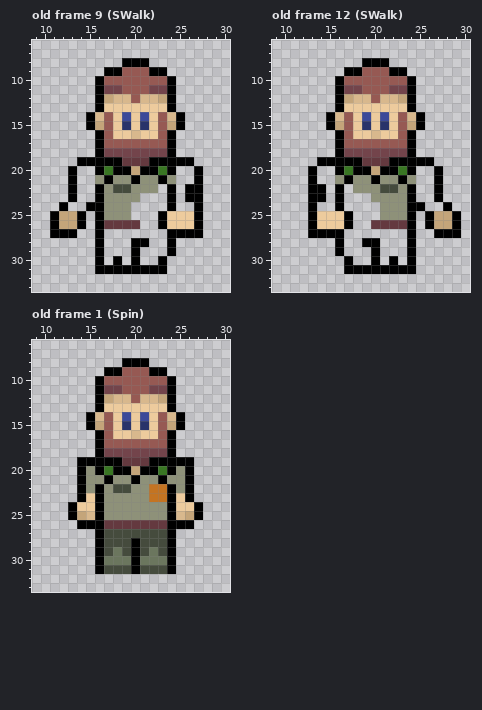
Pixel-art file, stored at Assets/Potentially Used/hiker.aseprite. Above: the version before the commit.
48x48 pixels, 14 frames. Shown: old frame 9 (SWalk): x 9..30, y 6..33; old frame 12 (SWalk): x 9..30, y 6..33; old frame 1 (Spin): x 9..30, y 6..33. The commit also changed other frames, which this record leaves out.
The same view after the edit:
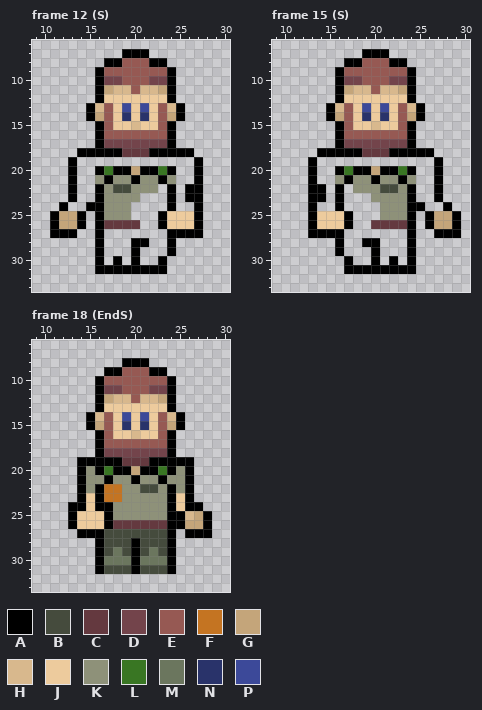
Palette (. is transparent): A #000000  B #454b3d  C #64393f  D #73444b  E #965953  F #c47422  G #c4a57a  H #d8b88d  J #edcb9d  K #8e9179  L #397623  M #6b765e  N #29336a  P #3c4999
A new or re-ordered frame is compared with the old frame closest to it.
From the commit log: forward walk and transitions fully outlined just need to color
Changes in this commit:
frames 14 -> 20
Frame 12 (S) is new; against old frame 9 (SWalk):
y 7: x 19..21 ... -> AAA
y 8: x 17..23 ..AAA.. -> AAEEEAA
y 9: x 16..18 .AA -> AEE; x 22..24 AA. -> EEA
y 10: x 17..18 EE -> DD; x 22..23 EE -> DD
y 11: x 17..19 DDE -> GHH; x 21..23 EDD -> HHG
y 12: x 17..23 GHHEHHG -> JJJJJJJ
y 13: x 15..17 .AJ -> AHE; x 19 J -> P; x 21 J -> P; x 23..25 JA. -> EHA
y 14: x 16 H -> G; x 19 P -> N; x 21 P -> N; x 24 H -> G
y 15: x 15..16 AG -> .A; x 19..21 NJN -> JHJ; x 24..25 GA -> A.
y 16: x 18..22 JJHJJ -> EEEEE
y 17: x 17..23 EEEEEEE -> DDDDDDD
y 18: x 14..15 .. -> AA; x 17..23 DDDDDDD -> AACCCAA; x 25..26 .. -> AA
y 19: x 13..27 .AAAAACCCAAAAA. -> A.............A
Frame 15 (S) against old frame 12 (SWalk): the same change as frame 12 (S)
Frame 18 (EndS) is new; against old frame 1 (Spin):
y 22: x 17..19 KBB -> FFK; x 21..23 KFF -> BBK
y 23: x 17..18 KK -> FF; x 22..23 FF -> KK
y 24: x 14 J -> A; x 17 K -> A; x 26 J -> A
y 25: x 14..17 GHAK -> JJJA; x 25..28 HGA. -> AHGA
y 26: x 13..17 .AAAC -> AJJJA; x 26..28 A.. -> GGA
y 27: x 14..15 .. -> AA; x 26..28 ... -> AAA
Boxes around the changes in both pictures, in picture pixels (x1, y1, x2, y2):
changed: (68, 49, 203, 166)
changed: (308, 49, 443, 166)
changed: (68, 484, 212, 538)
